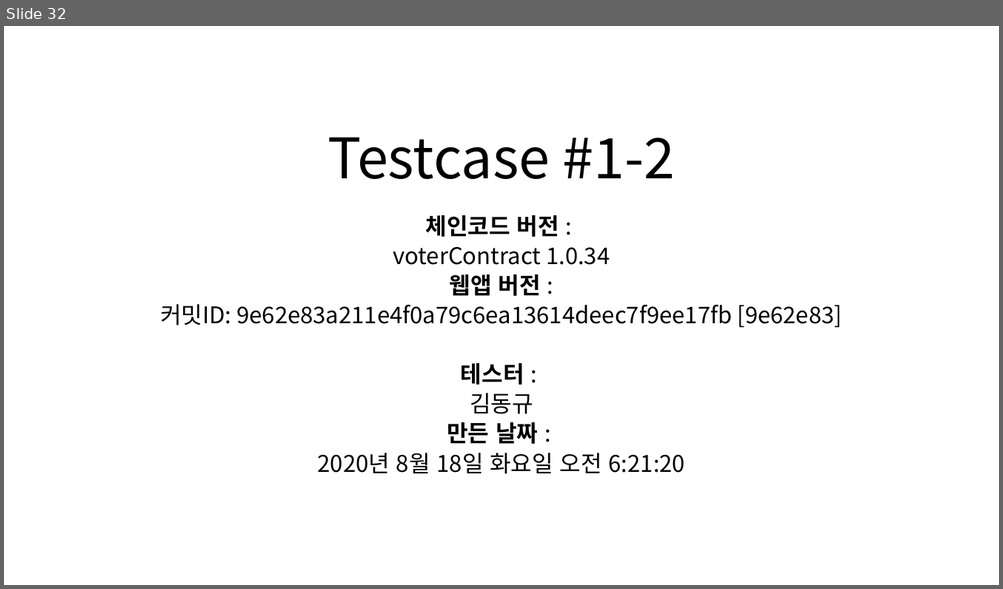
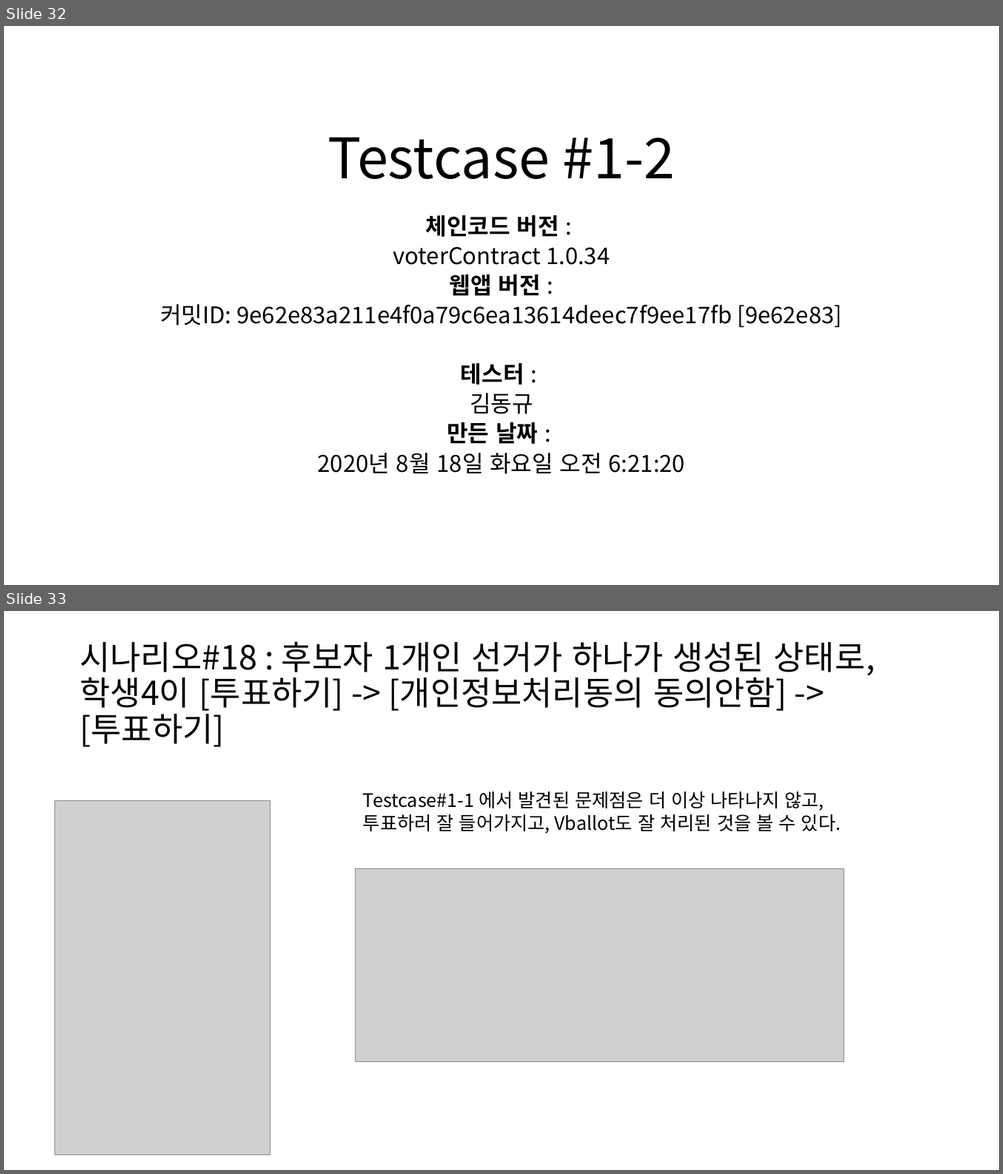
Before and after one commit to BL-UCKSS/evote-project, a slide deck: Document/Testcase/Testcase #1.pptx. Shown one above the other, each under a label of ours: slide 32 before the commit, slides 32 and 33 after it. The pictures are 1003x589 and 1003x1174 pixels, drawn with LibreOffice and Linux fonts; fonts in the diff are those of the drawing; grey boxes stand for pictures. Boxes give left, top, right and bottom in pixels: in the first picture for what was removed or moved away, otherwise in the second. Text is boxed around its words. In the diff, an @@ line names an element or a change of style, - is before the commit and + after.

Commit message:
Testcase #1-2 시작

```diff
--- a/Document/Testcase/Testcase #1.pptx
+++ b/Document/Testcase/Testcase #1.pptx
@@ slide 33 added at <box>4,611,999,1170</box>, background #FFFFFF @@
@@ title added at <box>79,641,875,747</box>, 32 pt, text #000000 @@
+시나리오#18 : 후보자 1개인 선거가 하나가 생성된 상태로, 학생4이 [투표하기] -> [개인정보처리동의 동의안함] -> [투표하기]
@@ picture added at <box>55,800,270,1156</box> @@
@@ text added at <box>363,792,840,834</box>, 18 pt, text #000000 @@
+Testcase#1-1 에서 발견된 문제점은 더 이상 나타나지 않고,
+투표하러 잘 들어가지고, Vballot도 잘 처리된 것을 볼 수 있다.
@@ picture added at <box>356,869,843,1062</box> @@
```
Also in this commit, not shown: 2 slides changed, 2 other slides added.
